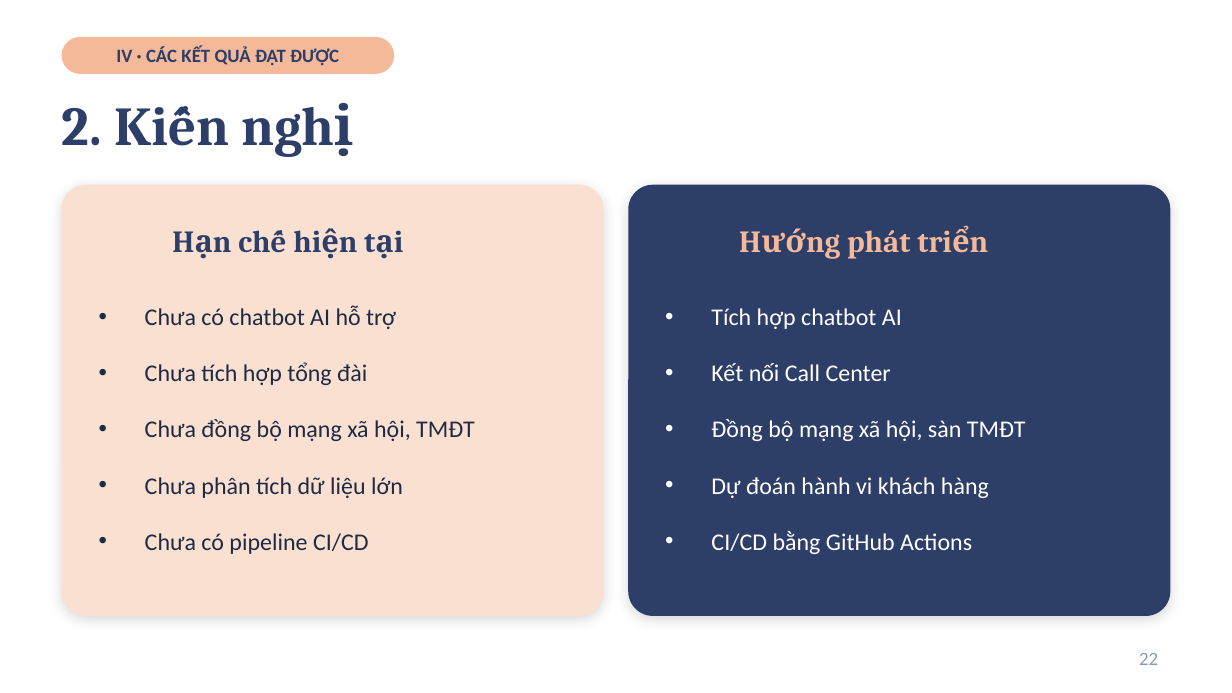
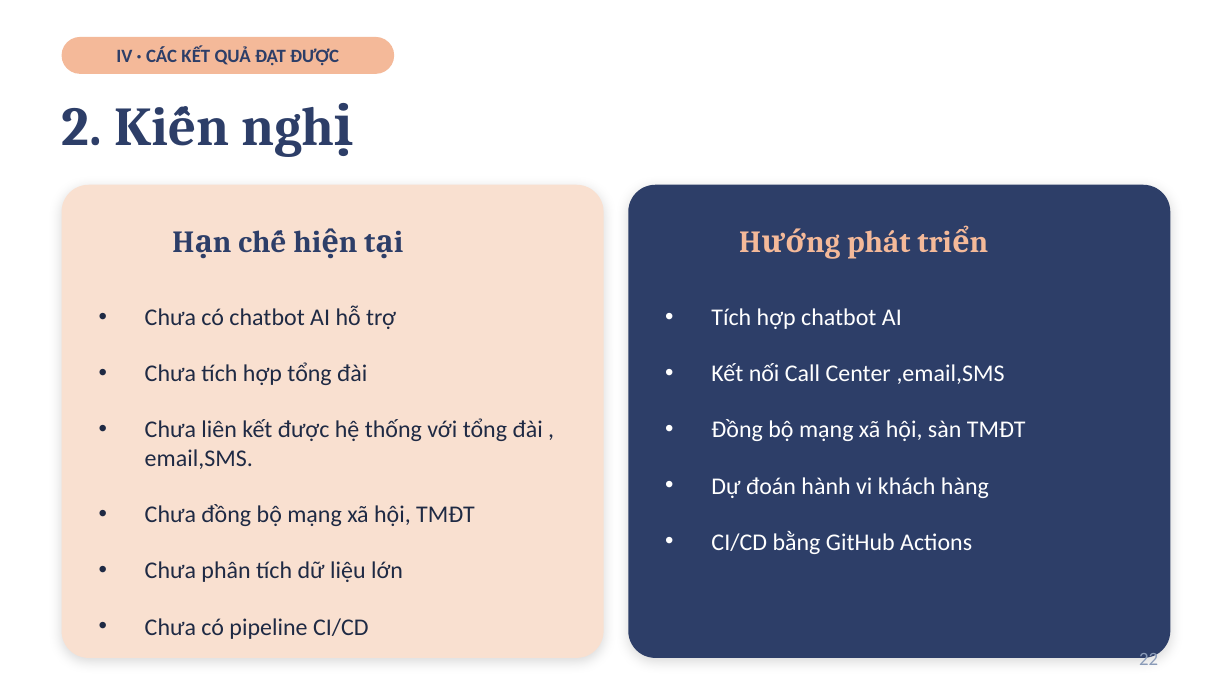
Before and after one commit to tqlong1003/SPS-System, a slide deck: slide 22 of Slide_Khoa_Luan.pptx. Drawn at 1232x693 pixels with LibreOffice and Linux fonts; fonts in the diff are those of the drawing. Boxes give left, top, right and bottom in pixels: in the first picture for what was removed or moved away, otherwise in the second. Text is boxed around its words. In the diff, an @@ line names an element or a change of style, - is before the commit and + after.

```diff
--- a/Slide_Khoa_Luan.pptx
+++ b/Slide_Khoa_Luan.pptx
@@ rounded rectangle: place and size @@
-rounded rectangle at box(62, 185, 604, 616)
+rounded rectangle at box(62, 185, 604, 658)
@@ rounded rectangle: place and size @@
-rounded rectangle at box(628, 185, 1170, 616)
+rounded rectangle at box(628, 185, 1170, 658)
@@ text at box(711, 363, 1005, 384): text changed @@
-• Kết nối Call Center
+• Kết nối Call Center ,email,SMS
@@ text at box(145, 418, 543, 469): paragraph added @@
+• Chưa liên kết được hệ thống với tổng đài , email,SMS.
```
Also in this commit, not shown: 14 other slides changed, 20 other files.
